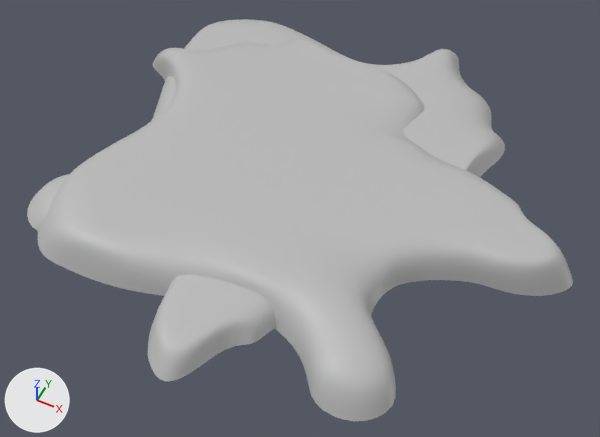
What one commit did to the Blender file projeckt files/waste_splater.blend.
Both versions are drawn from a 50 mm lens placed at (0.894, -1.896, 2.118), pointed at (0.022, -0.151, -0.063). Every picture has the same lights, and +X, +Y and +Z are marked at lower left.

Objects in the first picture: 'Vert', 'Vert.001'.
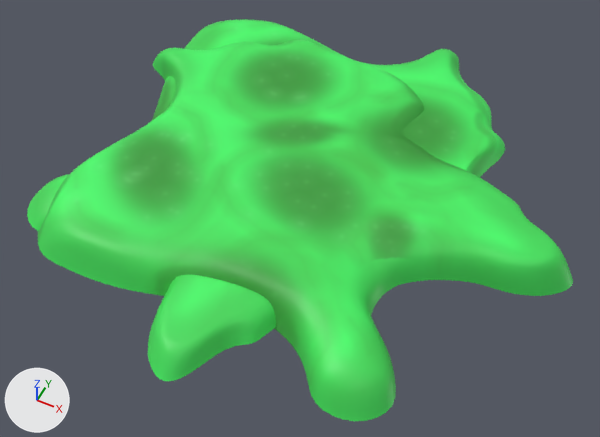
What differs and where, as boxes (x1, y1, x2, y2) in the pictures (600 x 437 px):
'Vert', surface changed (grey to green): (38, 40, 573, 421) in both
'Vert.001', surface changed (grey to green): (27, 19, 505, 381) in both

Patch to the scene script:
```diff
--- a/projeckt files/waste_splater.blend.py
+++ b/projeckt files/waste_splater.blend.py
@@ img_slude_splatter_png @@
+img_slude_splatter_png = load_image('slude_splatter.png', 'slude_splatter.png', 512, 512, 'sRGB')
@@ mat_sludge_splatter @@
 mat_sludge_splatter = principled_material('sludge splatter')
-mat_sludge_splatter.base_color = (0.5, 0.5, 0.5)  # grey #bcbcbc
+mat_sludge_splatter.texture = img_slude_splatter_png
```
